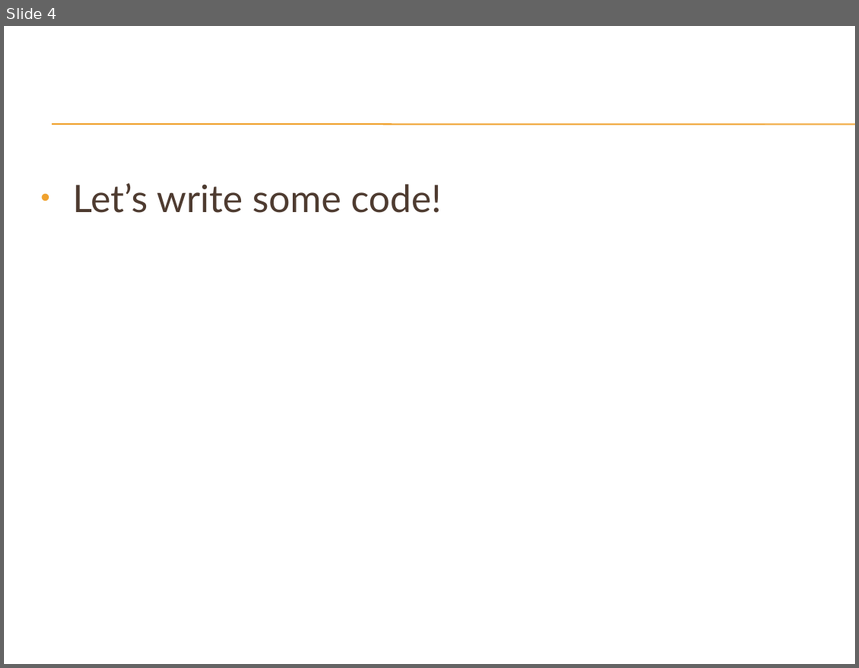
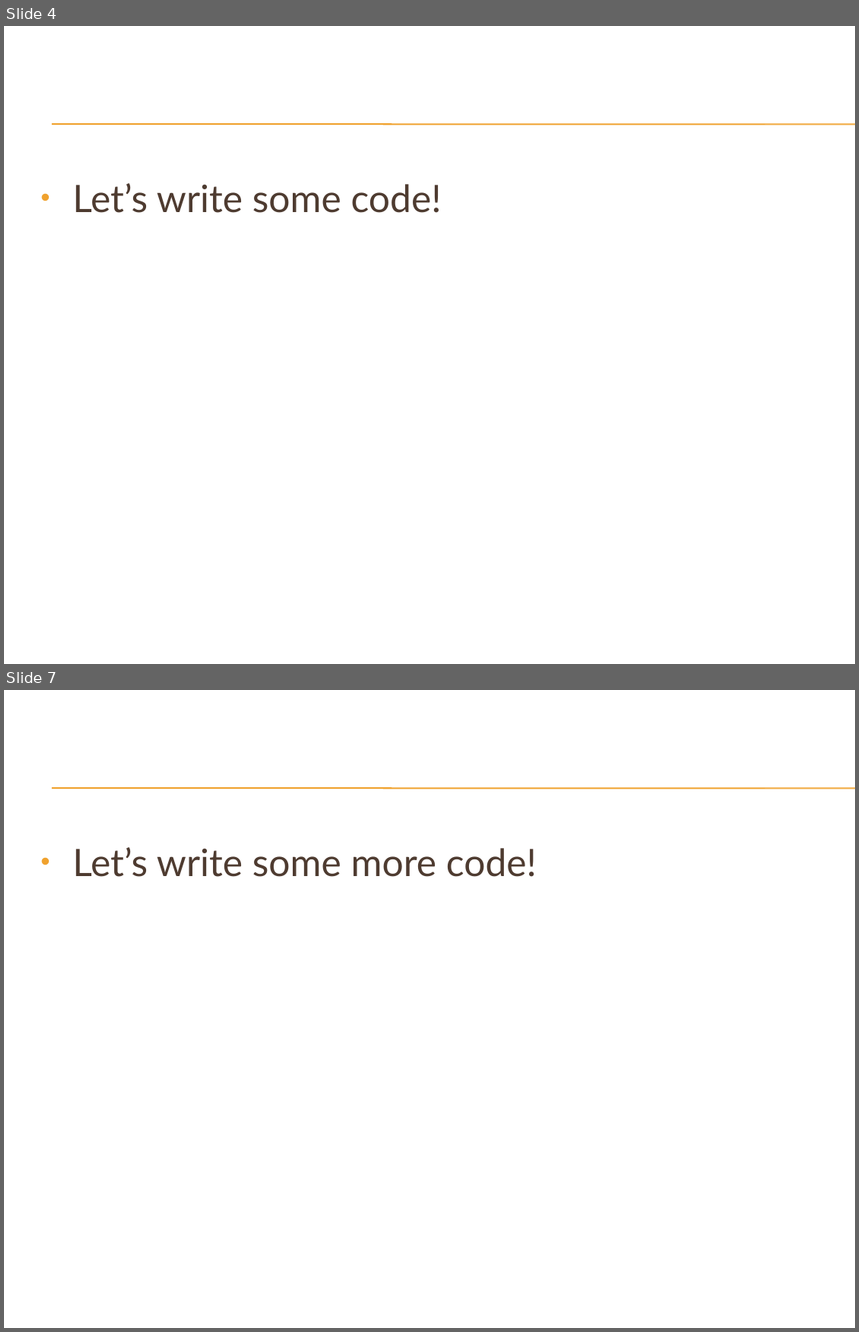
Before and after one commit to carlosescalante/mean-starter-kit, a slide deck: MEAN Stack.pptx. Shown one above the other, each under a label of ours: slide 4 before the commit, slides 4 and 7 after it; the slides between them are not shown. The pictures are 859x668 and 859x1332 pixels, drawn with LibreOffice and Linux fonts; fonts in the diff are those of the drawing; background and template pictures are left out. Boxes give left, top, right and bottom in pixels: in the first picture for what was removed or moved away, otherwise in the second. Text is boxed around its words. In the diff, an @@ line names an element or a change of style, - is before the commit and + after.

```diff
--- a/MEAN Stack.pptx
+++ b/MEAN Stack.pptx
@@ slide 7 added at [4, 690, 855, 1328], background picture (left out); not listed: 2 template elements that a slide beside it also shows @@
@@ text added at [72, 847, 537, 877], 32 pt, text #4E3B30 @@
+• Let’s write some more code!
```
Also in this commit, not shown: 1 slide changed, 2 other slides added.
